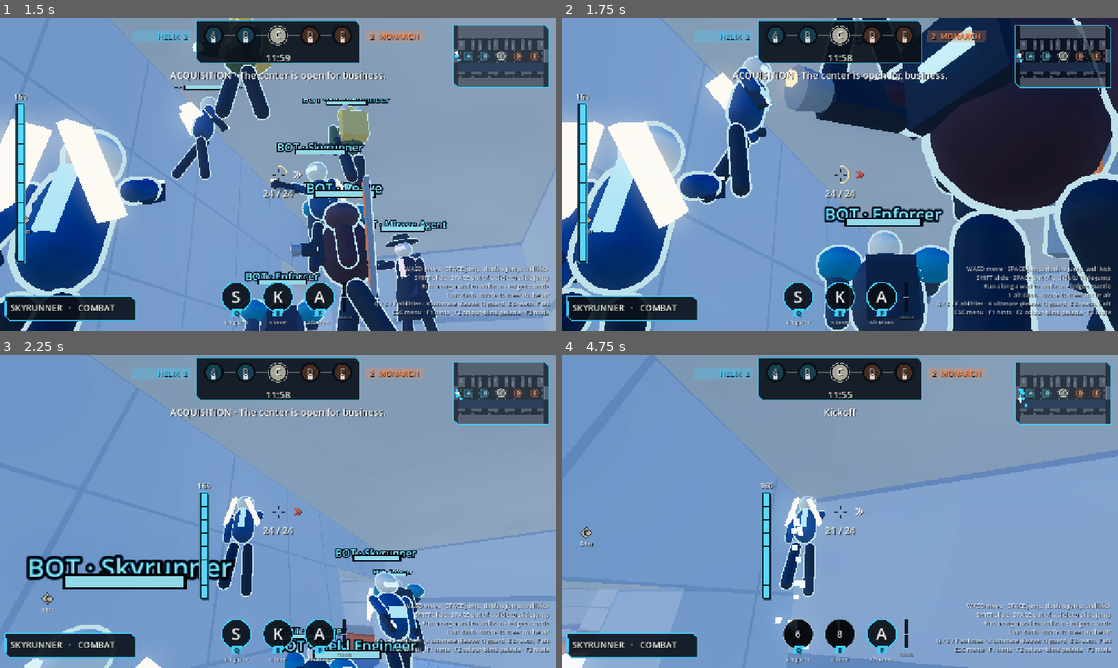
Above: before the commit, frames 1-4 (two rows, left to right).
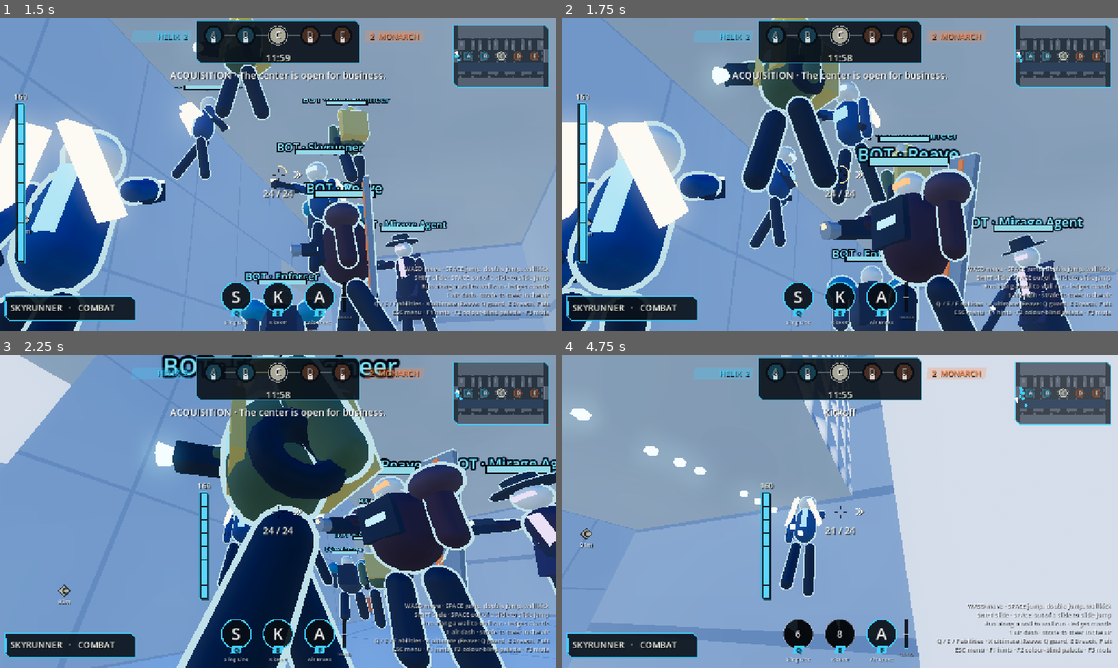
Above: after the commit, the same moments.

Repository: slimefromdq/hostile-takeover
Game: Godot game, scene res://scenes/main.tscn
Two runs of this game, one before a commit and one after it. Both use one fixed random seed, a clock stepped at 60 frames per second and the inputs below.
Inputs (mouse positions are in pixels of both pictures, inside the frame that each line leads up to):
- Up to frame 1 (1.5 s): click "Play offline · 10v10 bots" at 0.5 s; tap Enter at 1.25 s; move the mouse to (305, 174) at 1.27 s; hold W (forward) from 1.28 s (still down); hold Right mouse button (alt) from 1.28 s (still down); click (305, 174) at 1.42 s
- Up to frame 2 (1.75 s): keep holding W (forward); keep holding Right mouse button (alt); tap Space (jump) at 1.52 s; tap 1 (dash) at 1.55 s
- Up to frame 3 (2.25 s): keep holding W (forward); move the mouse to (250, 511) at 2.02 s; release Right mouse button (alt) at 2.03 s; tap 1 (dash) at 2.1 s
- Up to frame 4 (4.75 s): keep holding W (forward); tap Space (jump) at 2.27, 3.77, 4.52 s; tap Shift (slide) at 2.3 s; move the mouse to (851, 505) at 2.77 s; hold Shift (slide) 2.78-3.53 s; right-click (851, 505) at 3.05 s; move the mouse to (834, 517) at 3.52 s; tap Q (ability1) at 3.6 s; click (834, 517) at 3.67 s; tap 1 (dash) at 3.8 s; move the mouse to (878, 514) at 4.27 s; hold Shift (slide) from 4.28 s (still down); tap E (ability2) at 4.35 s

Frame 1 is identical in both runs. In frame 2, 51% of the frame differs, in the area x 0-100%, y 0-100%; in frame 3, 44%; in frame 4, 48%.

Commit message:
Dash: 1s cooldown, 25 Tension, stronger, holds vertical speed; add test cheats (F6-F9)
Co-Authored-By: Claude Sonnet 5.5 <noreply@anthropic.com>
Claude-Session: https://claude.ai/code/session_01BPiWADpprMzP4gcYaux71C

Diff:
--- a/scripts/fighter.gd
+++ b/scripts/fighter.gd
@@ -11,9 +11,11 @@
 const WALL_KICK_UP := 10.5
 const WALL_KICK_PUSH := 7.5
 const WALL_KICK_PUSH_SKYRUNNER := 9.0
-const DASH_SPEED := 19.0
-const DASH_TIME := 0.24
-const DASH_COOLDOWN := 3.0
+const DASH_SPEED := 23.0
+const DASH_TIME := 0.28
+const DASH_COOLDOWN := 1.0
+const DASH_TENSION_COST := 25.0
+const DASH_MIN_VERTICAL := -3.0  # a falling dash still hovers: downward speed is capped when the dash begins
 const GROUND_ACCEL := 20.0
 const GROUND_FRICTION := 14.0
 const AIR_CAP := 1.2
@@ -189,6 +191,7 @@
 var step_timer := 0.0
 var dash_time := 0.0
 var dash_velocity := Vector3.ZERO
+var dash_vertical := 0.0  # vertical speed held for the whole dash (no gravity)
 var kills: int = 0
 var deaths: int = 0
 var equipment: Node3D
@@ -439,12 +442,13 @@
 	elif dash_time > 0.0:
 		velocity.x = dash_velocity.x
 		velocity.z = dash_velocity.z
+		velocity.y = dash_vertical
 	else:
 		_air_steer(desired, dt)
 	if not grounded:
 		var gravity_scale := 1.0
 		if dash_time > 0.0:
-			gravity_scale = 0.35
+			gravity_scale = 0.0
 		elif wall_running:
 			gravity_scale = lerpf(1.0, WALL_RUN_GRAVITY, clampf(wall_run_time / WALL_RUN_SAG_TIME, 0.0, 1.0))
 		velocity.y -= GRAVITY * gravity_scale * dt
@@ -462,8 +466,9 @@
 			hang_time = 0.0
 		elif fresh_press:
 			jump_buffer = JUMP_BUFFER
-	if movement_edges & 2 and not grounded and air_dash:
+	if movement_edges & 2 and not grounded and air_dash and Tension.can_spend(meter, DASH_TENSION_COST):
 		air_dash = false
+		meter = Tension.spend(meter, DASH_TENSION_COST)
 		dash_cd = DASH_COOLDOWN
 		_end_wall_run()
 		vault_time = 0.0
@@ -473,7 +478,8 @@
 		dash_velocity = dash_dir * DASH_SPEED
 		if game.authoritative:
 			game.play_sfx(global_position, Sfx.Kind.DASH)
-		velocity = dash_velocity + Vector3.UP * maxf(velocity.y, 1.5)
+		dash_vertical = maxf(velocity.y, DASH_MIN_VERTICAL)
+		velocity = dash_velocity + Vector3.UP * dash_vertical
 	if grapple_time > 0:
 		velocity += (grapple - global_position).normalized() * 32.0 * dt
 		velocity = velocity.limit_length(23.0)
--- a/scripts/game.gd
+++ b/scripts/game.gd
@@ -25,6 +25,10 @@
 var running := false
 var explore := false  # single-player free roam: no bots, no objective
 var local_id := 1
+# Test cheats (F6 cooldowns, F7 Tension, F8 damage, F9 full heal); host/offline only.
+var cheat_no_cooldowns := false
+var cheat_full_tension := false
+var cheat_invulnerable := false
 var selected_class := 0
 var selected_weapon := 0
 var fighters: Dictionary = {}
@@ -337,6 +341,8 @@
 	if event is InputEventKey and event.pressed and not event.echo and event.keycode == KEY_F3:
 		Sfx.set_muted(not Sfx.muted)
 		announce("Sound %s." % ("muted" if Sfx.muted else "on"))
+	if event is InputEventKey and event.pressed and not event.echo and event.keycode in [KEY_F6, KEY_F7, KEY_F8, KEY_F9]:
+		_toggle_cheat(event.keycode)
 	if event is InputEventKey and event.pressed and not event.echo and event.keycode == KEY_F2:
 		Visuals.set_colorblind(not Visuals.colorblind)
 		announce("Colour-blind palette %s · applies as fighters respawn." % ("on" if Visuals.colorblind else "off"))
@@ -599,7 +605,35 @@
 	p.held = 0
 	p.edges = 0
 
+func _toggle_cheat(keycode: int) -> void:
+	if not authoritative:
+		announce("Test cheats are only available offline or as host.")
+		return
+	match keycode:
+		KEY_F6:
+			cheat_no_cooldowns = not cheat_no_cooldowns
+			announce("Test: cooldowns %s." % ("disabled" if cheat_no_cooldowns else "normal"))
+		KEY_F7:
+			cheat_full_tension = not cheat_full_tension
+			announce("Test: Tension %s." % ("locked at 100" if cheat_full_tension else "normal"))
+		KEY_F8:
+			cheat_invulnerable = not cheat_invulnerable
+			announce("Test: damage %s." % ("off" if cheat_invulnerable else "on"))
+		KEY_F9:
+			var p := local_player()
+			if p != null and p.hp > 0:
+				p.hp = p.spec.health
+				announce("Test: full heal.")
+
 func combat_tick(p: Fighter, dt: float) -> void:
+	if p.fighter_id == local_id:
+		if cheat_no_cooldowns:
+			p.cooldowns.assign([0.0, 0.0, 0.0])
+			p.dash_cd = 0.0
+			p.air_dash = true
+			p.slide_cd = 0.0
+		if cheat_full_tension:
+			p.meter = Tension.MAX
 	for i in range(3):
 		p.cooldowns[i] = maxf(0, p.cooldowns[i] - dt)
 	p.meter = Tension.passive(p.meter, dt)
@@ -820,6 +854,8 @@
 		if struck_from != Vector3.INF and target.guard_blocks(struck_from):
 			absorb_hit(target, amount, source)
 			return false
+	if cheat_invulnerable and target.fighter_id == local_id:
+		return false
 	var before := target.hp
 	target.hp = maxf(0, target.hp - amount)
 	var dealt := before - target.hp
--- a/tests/run_tests.gd
+++ b/tests/run_tests.gd
@@ -158,17 +158,19 @@
 	p.held = 0
 	p.global_position = O + Vector3(-10, 4, -21)
 	p.air_dash = true
+	p.meter = 100
 	p.simulate_movement(1.0 / 60, 0)
 	p.simulate_movement(1.0 / 60, 2)
+	check(is_equal_approx(p.meter, 75.0), "dash costs 25 Tension")
 	check(not p.air_dash and p.velocity.x > 14, "air dash consumed and propels")
 	p.global_position = O + Vector3(-10, 0, -21)
 	p.velocity = Vector3.ZERO
 	for i in range(20):
 		p.simulate_movement(1.0 / 60, 0)
-	check(not p.air_dash and p.dash_cd > 2.0, "landing does not restore the dash; 3 s cooldown applies")
-	for i in range(190):
-		p.simulate_movement(1.0 / 60, 0)
-	check(p.air_dash, "dash recharges after its 3 s cooldown")
+	check(not p.air_dash and p.dash_cd > 0.5, "landing does not restore the dash; 1 s cooldown applies")
+	for i in range(60):
+		p.simulate_movement(1.0 / 60, 0)
+	check(p.air_dash, "dash recharges after its 1 s cooldown")
 	for archetype in range(Fighter.SPECS.size()):
 		p.change_class(archetype)
 		p.global_position = O + Vector3(88.8, 3, 20)
@@ -1132,6 +1134,7 @@
 	p.simulate_movement(1.0 / 60, 0)
 	p.air_jump = true
 	p.air_dash = true
+	p.meter = 100
 	p.simulate_movement(1.0 / 60, 1)
 	check(p.velocity.y > 9.0 and not p.air_jump and p.air_dash, "double jump lifts and leaves the dash charge alone")
 	p.simulate_movement(1.0 / 60, 2)
@@ -1143,6 +1146,7 @@
 	p.yaw = -PI / 2
 	p.movement = Vector2(0, -1)
 	p.air_dash = true
+	p.meter = 100
 	var start_x := p.global_position.x
 	p.simulate_movement(1.0 / 60, 2)
 	for i in range(30):
Not shown, changed: README.md
